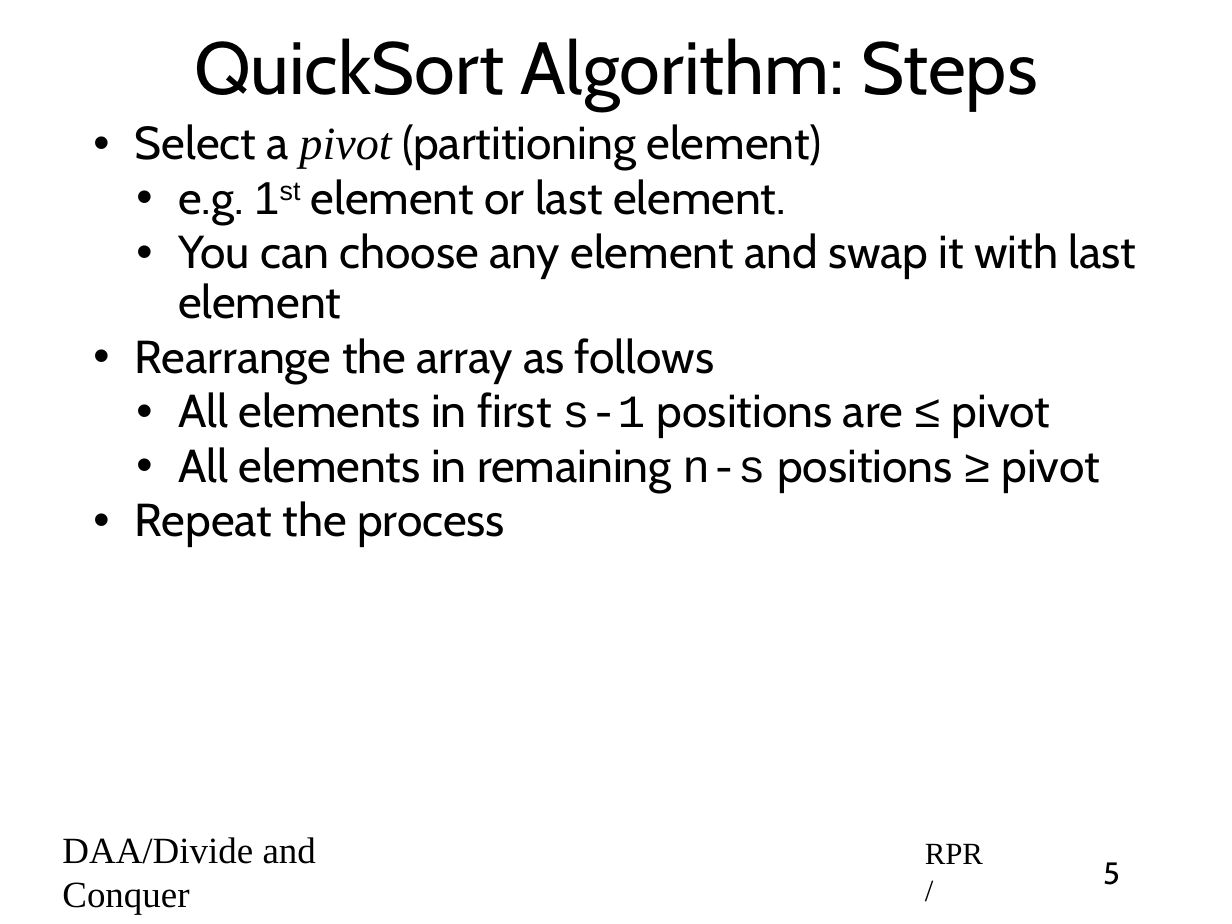
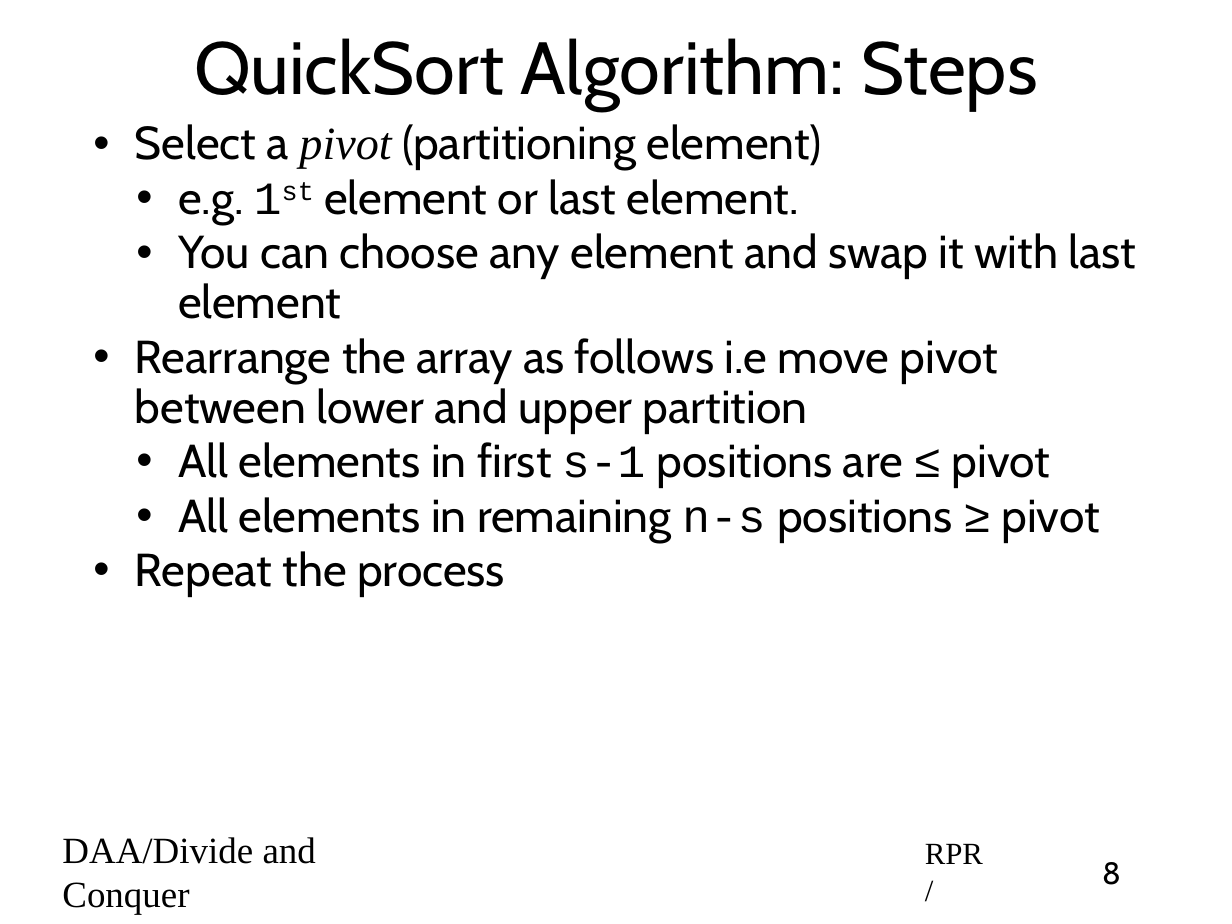
Before and after one commit to rprustagi/2019_20-Even-18CS42-DAA, a slide deck: slide 8 of Slides/2020-Even-DAA-L12-Divide-Conquer-Quicksort.pptx (slide 5 before the commit). Drawn at 1232x924 pixels with LibreOffice and Linux fonts; fonts in the diff are those of the drawing. Boxes give left, top, right and bottom in pixels: in the first picture for what was removed or moved away, otherwise in the second. Text is boxed around its words. In the diff, an @@ line names an element or a change of style, - is before the commit and + after.

```diff
--- a/Slides/2020-Even-DAA-L12-Divide-Conquer-Quicksort.pptx
+++ b/Slides/2020-Even-DAA-L12-Divide-Conquer-Quicksort.pptx
@@ text at (x1=178, y1=179, x2=799, y2=225): font Arial to Courier New in "1st" @@
@@ text at (x1=135, y1=338, x2=998, y2=434): text changed @@
-• Rearrange the array as follows
+• Rearrange the array as follows i.e move pivot between lower and upper partition
@@ page number at (x1=1102, y1=862, x2=1121, y2=885): text changed @@
-5
+8
```
Also in this commit, not shown: 5 other slides changed, 8 slides added, 1 other file.
